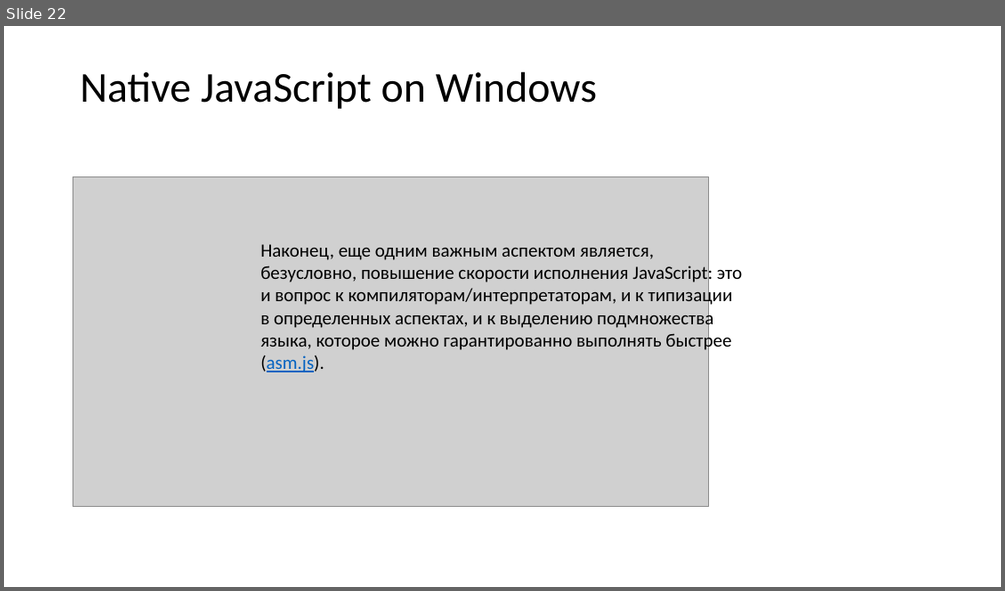
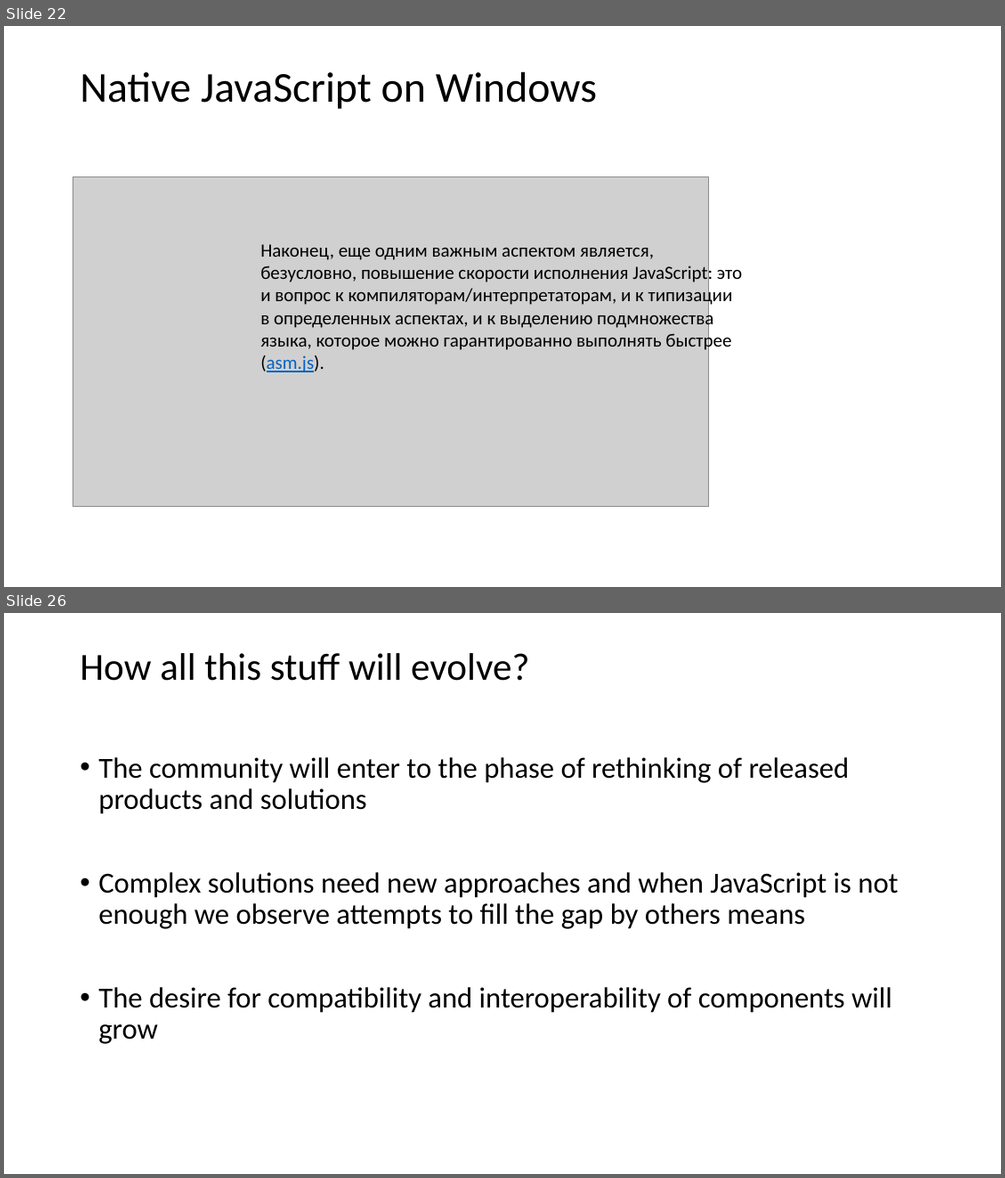
Before and after one commit to vba/presentations, a slide deck: 2015.js/JavaScript trends 2015.pptx. Shown one above the other, each under a label of ours: slide 22 before the commit, slides 22 and 26 after it; the slides between them are not shown. The pictures are 1005x591 and 1005x1178 pixels, drawn with LibreOffice and Linux fonts; fonts in the diff are those of the drawing; grey boxes stand for pictures. Boxes give left, top, right and bottom in pixels: in the first picture for what was removed or moved away, otherwise in the second. Text is boxed around its words. In the diff, an @@ line names an element or a change of style, - is before the commit and + after.

```diff
--- a/2015.js/JavaScript trends 2015.pptx
+++ b/2015.js/JavaScript trends 2015.pptx
@@ slide 26 added at bbox=[4, 613, 1001, 1174], background #FFFFFF @@
@@ title added at bbox=[80, 653, 529, 681], 36.9 pt, text #000000 @@
+How all this stuff will evolve?
@@ text added at bbox=[98, 757, 898, 1044], 28 pt, text #000000 @@
+• The community will enter to the phase of rethinking of released products and solutions
+• Complex solutions need new approaches and when JavaScript is not enough we observe attempts to fill the gap by others means
+• The desire for compatibility and interoperability of components will grow
```
Also in this commit, not shown: 4 slides changed, 4 other slides added.
